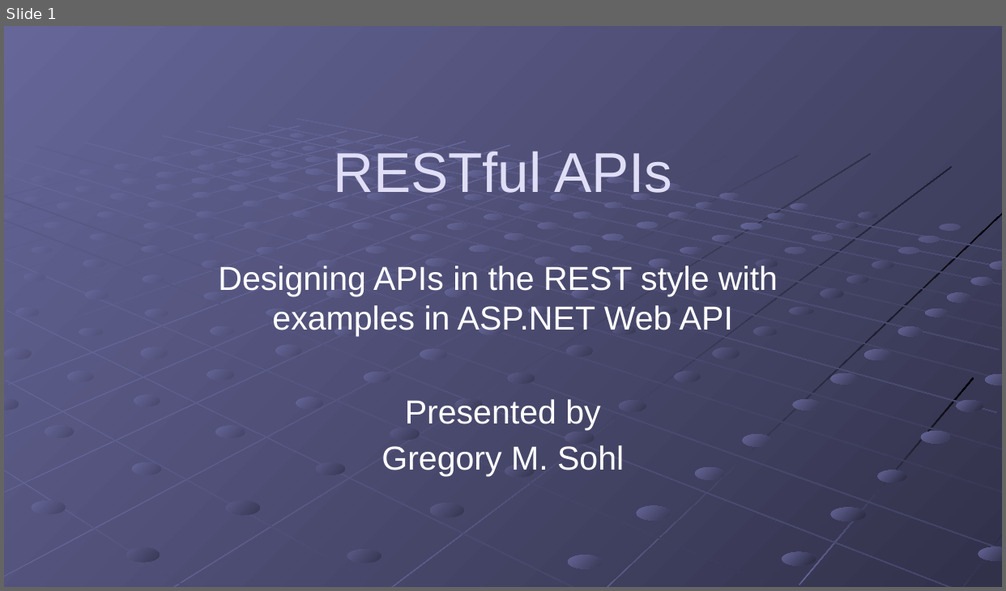
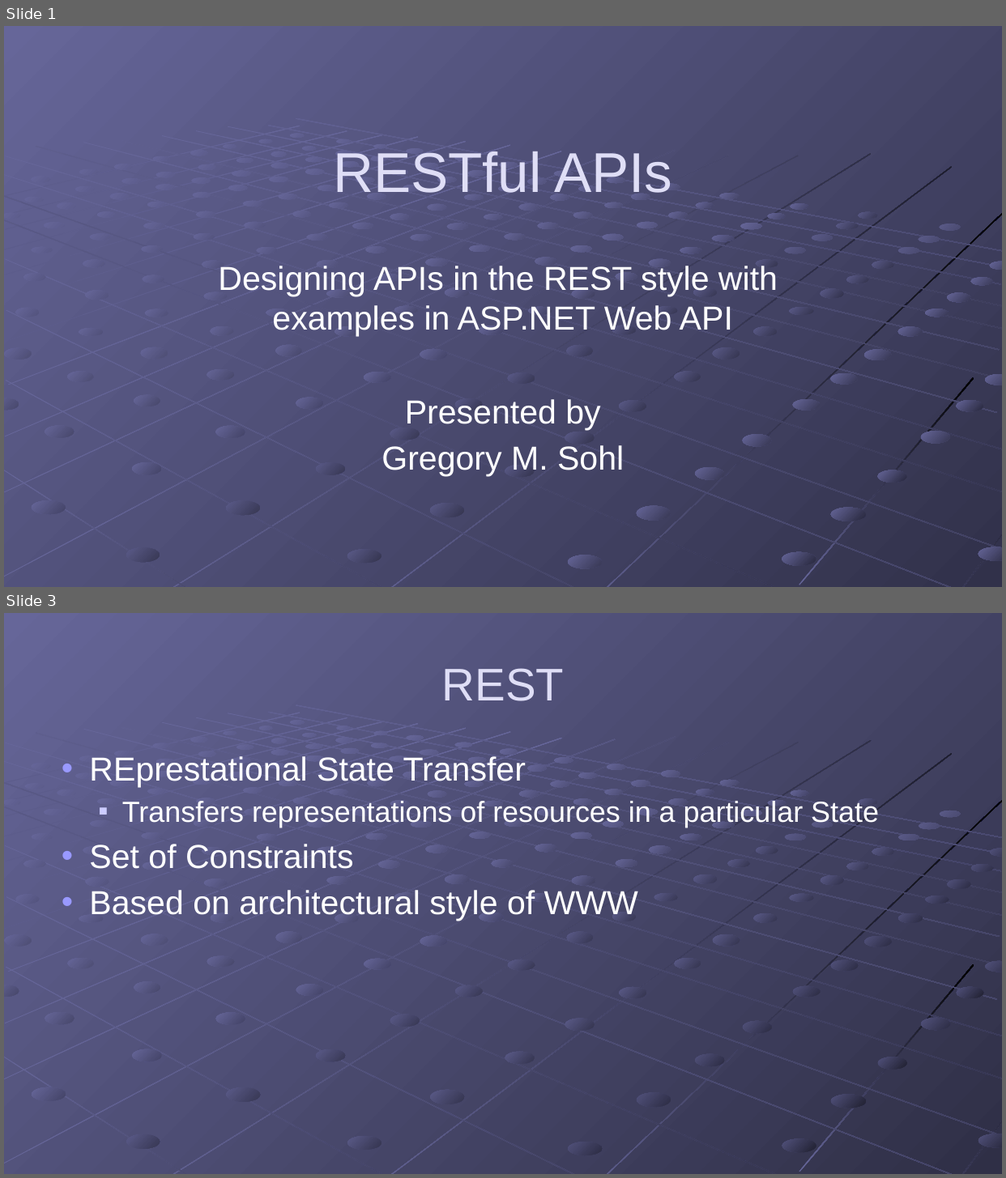
Before and after one commit to gregsohl/RESTFul_API_Presentation, a slide deck: Presentation/RESTful APIs.pptx. Shown one above the other, each under a label of ours: slide 1 before the commit, slides 1 and 3 after it; the slides between them are not shown. The pictures are 1006x591 and 1006x1178 pixels, drawn with LibreOffice and Linux fonts; fonts in the diff are those of the drawing. Boxes give left, top, right and bottom in pixels: in the first picture for what was removed or moved away, otherwise in the second. Text is boxed around its words. In the diff, an @@ line names an element or a change of style, - is before the commit and + after.

```diff
--- a/Presentation/RESTful APIs.pptx
+++ b/Presentation/RESTful APIs.pptx
@@ slide 3 added at (4,613,1002,1174), background gradient #666699 to #49496D; not listed: 92 template elements that a slide beside it also shows @@
@@ title added at (442,668,564,701), 44 pt, text #DFDEF6 @@
+REST
@@ text added at (89,756,879,922), 32 pt, text #FFFFFF @@
+• REprestational State Transfer
+  ■ Transfers representations of resources in a particular State
+• Set of Constraints
+• Based on architectural style of WWW
@@ group added at (4,705,1002,1174): 104 ellipses, 19 rectangles @@
```
Also in this commit, not shown: 1 other slide added.
